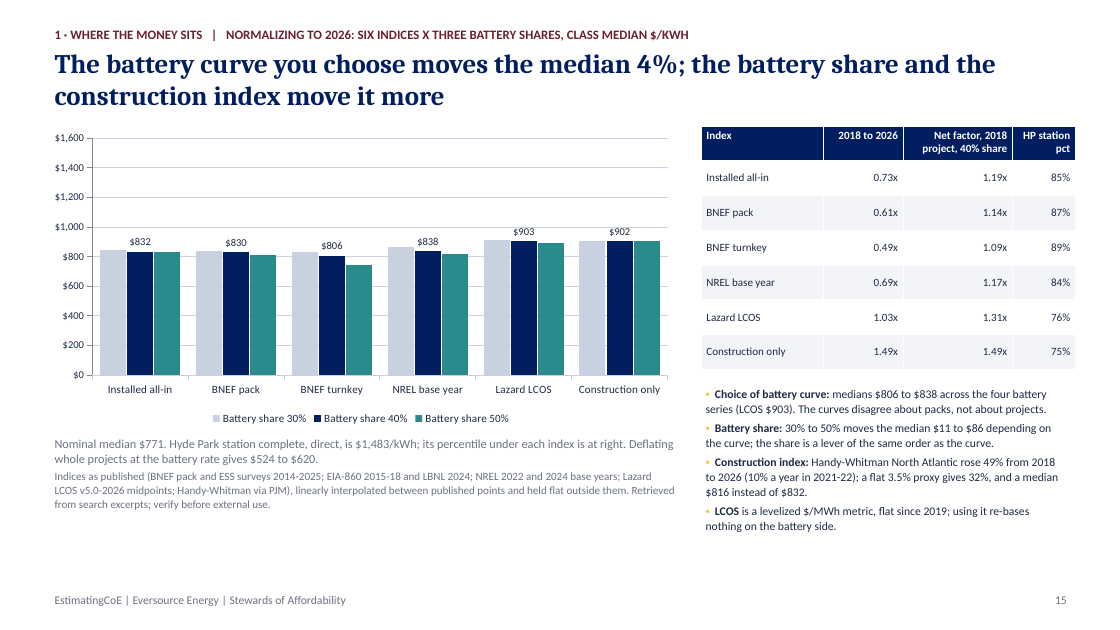
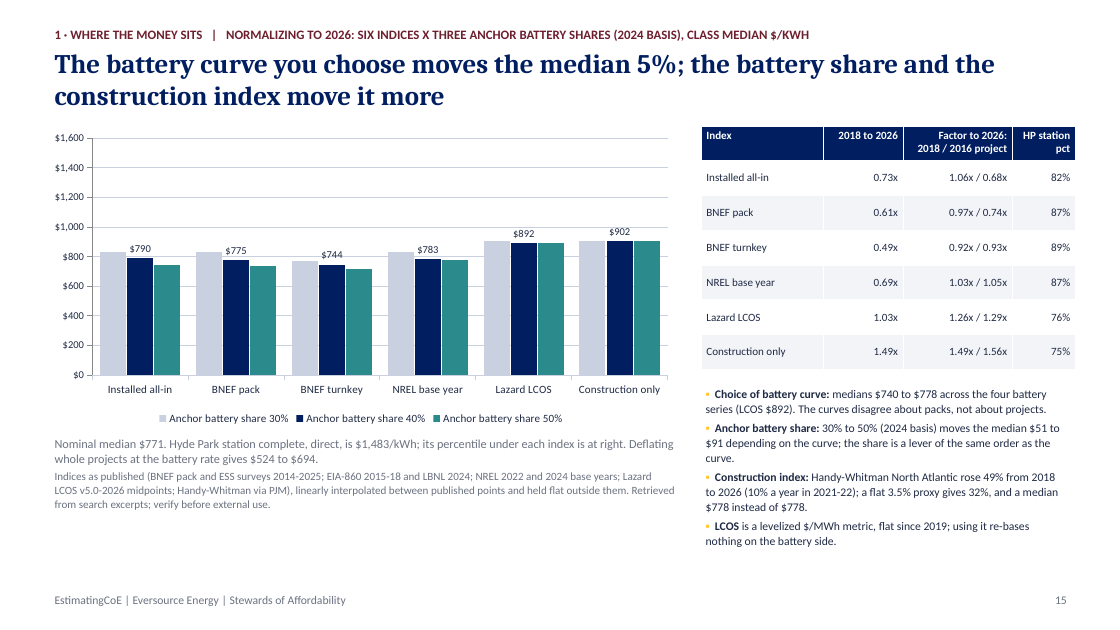
Before and after one commit to gbassaragh/BESS, a slide deck: slide 15 of Hyde Park BESS/6) Cost Analysis Deliverables/Hyde Park BESS - Cost Analysis Deck.pptx. Drawn at 1120x630 pixels with LibreOffice and Linux fonts; fonts in the diff are those of the drawing. Boxes give left, top, right and bottom in pixels: in the first picture for what was removed or moved away, otherwise in the second. Text is boxed around its words. In the diff, an @@ line names an element or a change of style, - is before the commit and + after.

```diff
--- a/Hyde Park BESS/6) Cost Analysis Deliverables/Hyde Park BESS - Cost Analysis Deck.pptx
+++ b/Hyde Park BESS/6) Cost Analysis Deliverables/Hyde Park BESS - Cost Analysis Deck.pptx
@@ text at [55, 29, 809, 41]: text changed @@
-1 · WHERE THE MONEY SITS | NORMALIZING TO 2026: SIX INDICES X THREE BATTERY SHARES, CLASS MEDIAN $/KWH
+1 · WHERE THE MONEY SITS | NORMALIZING TO 2026: SIX INDICES X THREE ANCHOR BATTERY SHARES (2024 BASIS), CLASS MEDIAN $/KWH
@@ text at [55, 54, 995, 106]: text changed @@
-The battery curve you choose moves the median 4%; the battery share and the construction index move it more
+The battery curve you choose moves the median 5%; the battery share and the construction index move it more
@@ column chart at [42, 126, 681, 429] @@
-Battery share 30%: 840, 840, 830, 860, 910, 900
+Anchor battery share 30%: 830, 830, 770, 830, 900, 900
-Battery share 40%: 832, 830, 806, 838, 903, 902
+Anchor battery share 40%: 790, 775, 744, 783, 892, 902
-Battery share 50%: 830, 810, 740, 820, 900, 900
+Anchor battery share 50%: 740, 740, 720, 780, 890, 900
@@ table at [702, 126, 1075, 370] @@
-row 1, column 3: Net factor, 2018 project, 40% share
+row 1, column 3: Factor to 2026: 2018 / 2016 project
-row 2, column 3: 1.19x
+row 2, column 3: 1.06x / 0.68x
-row 2, column 4: 85%
+row 2, column 4: 82%
-row 3, column 3: 1.14x
+row 3, column 3: 0.97x / 0.74x
-row 4, column 3: 1.09x
+row 4, column 3: 0.92x / 0.93x
-row 5, column 3: 1.17x
+row 5, column 3: 1.03x / 1.05x
-row 5, column 4: 84%
+row 5, column 4: 87%
-row 6, column 3: 1.31x
+row 6, column 3: 1.26x / 1.29x
-row 7, column 3: 1.49x
+row 7, column 3: 1.49x / 1.56x
@@ text at [706, 389, 1060, 512]: text changed @@
-▪ Choice of battery curve: medians $806 to $838 across the four battery series (LCOS $903). The curves disagree about packs, not about projects.
-▪ Battery share: 30% to 50% moves the median $11 to $86 depending on the curve; the share is a lever of the same order as the curve.
-▪ Construction index: Handy-Whitman North Atlantic rose 49% from 2018 to 2026 (10% a year in 2021-22); a flat 3.5% proxy gives 32%, and a median $816 instead of $832.
+▪ Choice of battery curve: medians $740 to $778 across the four battery series (LCOS $892). The curves disagree about packs, not about projects.
+▪ Anchor battery share: 30% to 50% (2024 basis) moves the median $51 to $91 depending on the curve; the share is a lever of the same order as the curve.
+▪ Construction index: Handy-Whitman North Atlantic rose 49% from 2018 to 2026 (10% a year in 2021-22); a flat 3.5% proxy gives 32%, and a median $778 instead of $778.
@@ text at [55, 439, 674, 465]: text changed @@
-Nominal median $771. Hyde Park station complete, direct, is $1,483/kWh; its percentile under each index is at right. Deflating whole projects at the battery rate gives $524 to $620.
+Nominal median $771. Hyde Park station complete, direct, is $1,483/kWh; its percentile under each index is at right. Deflating whole projects at the battery rate gives $524 to $694.
```
Also in this commit, not shown: 6 other slides changed, 22 other files.
